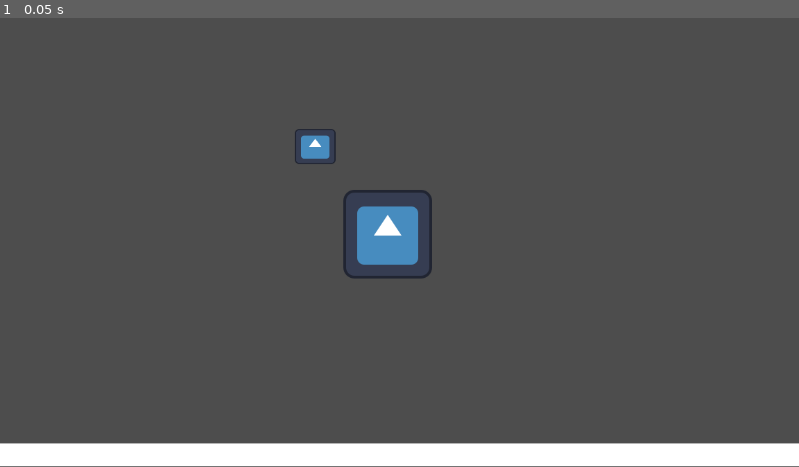
Above: before the commit, frame 1.
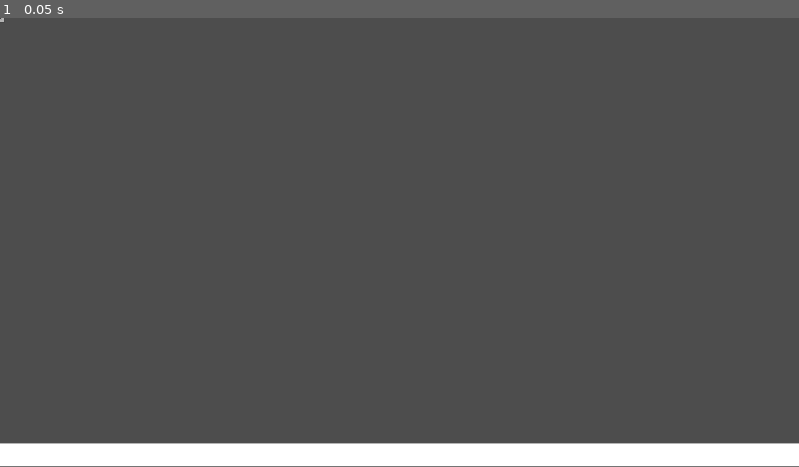
Above: after the commit, the same moment.

Repository: graveseaturtle/Goblin-and-Rat
Game: Godot game, scene res://Main.tscn
Two runs of this game, one before a commit and one after it. Both use one fixed random seed, a clock stepped at 60 frames per second and the inputs below. The engine's default icon, where the game draws it, is replaced by a stand-in: a white triangle on a blue panel in a dark square.
Inputs:
- Up to frame 1 (0.05 s): no input

The runs differ from the first frame. In frame 1, 1.5% of the frame differs, in the area x 0-55%, y 0-59%.

Commit message:
changed stuff
quality of life stuff (optimized for pixel art)
added movement codes
made separate scenes for goblin and rat

Diff:
--- a/goblin-and-rat/Goblin.tscn
+++ b/goblin-and-rat/Goblin.tscn
@@ -1,13 +1,3 @@
-[gd_scene load_steps=2 format=3 uid="uid://dcktfrstxdscw"]
+[gd_scene format=3 uid="uid://dcktfrstxdscw"]
 
-[ext_resource type="Texture2D" uid="uid://2rxuvswtqfn8" path="res://icon.svg" id="1_bxbbh"]
-
-[node name="GoblinNode" type="Node2D"]
-
-[node name="Goblin-guy" type="CharacterBody2D" parent="."]
-
-[node name="CollisionShape2D" type="CollisionShape2D" parent="Goblin-guy"]
-
-[node name="Icon" type="Sprite2D" parent="Goblin-guy"]
-position = Vector2(559, 312)
-texture = ExtResource("1_bxbbh")
+[node name="Goblin" type="Node2D"]
--- a/goblin-and-rat/Rat.tscn
+++ b/goblin-and-rat/Rat.tscn
@@ -1,14 +1,28 @@
-[gd_scene load_steps=2 format=3 uid="uid://c0s6rkewkt04i"]
+[gd_scene load_steps=5 format=3 uid="uid://c0s6rkewkt04i"]
 
-[ext_resource type="Texture2D" uid="uid://2rxuvswtqfn8" path="res://icon.svg" id="1_71sk4"]
+[ext_resource type="Texture2D" uid="uid://dal5shawmfo31" path="res://assets/temporary/RatTemp.png" id="1_k8woi"]
+[ext_resource type="Script" path="res://character_body_2d.gd" id="2_cjx8r"]
 
-[node name="RatNode" type="Node2D"]
+[sub_resource type="SpriteFrames" id="SpriteFrames_5pfld"]
+animations = [{
+"frames": [{
+"duration": 1.0,
+"texture": ExtResource("1_k8woi")
+}],
+"loop": true,
+"name": &"default",
+"speed": 5.0
+}]
 
-[node name="RatThing" type="CharacterBody2D" parent="."]
+[sub_resource type="RectangleShape2D" id="RectangleShape2D_jam4w"]
+size = Vector2(14, 14)
 
-[node name="CollisionShape2D" type="CollisionShape2D" parent="RatThing"]
+[node name="Rat" type="AnimatedSprite2D"]
+sprite_frames = SubResource("SpriteFrames_5pfld")
+autoplay = "default"
 
-[node name="Icon" type="Sprite2D" parent="RatThing"]
-position = Vector2(454.5, 185.5)
-scale = Vector2(0.460938, 0.398438)
-texture = ExtResource("1_71sk4")
+[node name="CharacterBody2D" type="CharacterBody2D" parent="."]
+script = ExtResource("2_cjx8r")
+
+[node name="CollisionShape2D" type="CollisionShape2D" parent="CharacterBody2D"]
+shape = SubResource("RectangleShape2D_jam4w")
--- /dev/null
+++ b/goblin-and-rat/RatCode.gd
@@ -0,0 +1,11 @@
+extends Node2D
+
+
+# Called when the node enters the scene tree for the first time.
+func _ready() -> void:
+	pass # Replace with function body.
+
+
+# Called every frame. 'delta' is the elapsed time since the previous frame.
+func _process(delta: float) -> void:
+	pass
--- /dev/null
+++ b/goblin-and-rat/character_body_2d.gd
@@ -0,0 +1,25 @@
+extends CharacterBody2D
+
+
+const SPEED = 300.0
+const JUMP_VELOCITY = -400.0
+
+
+func _physics_process(delta: float) -> void:
+	# Add the gravity.
+	if not is_on_floor():
+		velocity += get_gravity() * delta
+
+	# Handle jump.
+	if Input.is_action_just_pressed("ui_accept") and is_on_floor():
+		velocity.y = JUMP_VELOCITY
+
+	# Get the input direction and handle the movement/deceleration.
+	# As good practice, you should replace UI actions with custom gameplay actions.
+	var direction := Input.get_axis("ui_left", "ui_right")
+	if direction:
+		velocity.x = direction * SPEED
+	else:
+		velocity.x = move_toward(velocity.x, 0, SPEED)
+
+	move_and_slide()
--- a/goblin-and-rat/project.godot
+++ b/goblin-and-rat/project.godot
@@ -15,6 +15,54 @@
 config/features=PackedStringArray("4.3", "Mobile")
 config/icon="res://icon.svg"
 
+[dotnet]
+
+project/assembly_name="Goblin-and-Rat"
+
+[input]
+
+RatMoveLeft={
+"deadzone": 0.5,
+"events": [Object(InputEventKey,"resource_local_to_scene":false,"resource_name":"","device":-1,"window_id":0,"alt_pressed":false,"shift_pressed":false,"ctrl_pressed":false,"meta_pressed":false,"pressed":false,"keycode":0,"physical_keycode":4194319,"key_label":0,"unicode":0,"location":0,"echo":false,"script":null)
+]
+}
+RatMoveRight={
+"deadzone": 0.5,
+"events": [Object(InputEventKey,"resource_local_to_scene":false,"resource_name":"","device":-1,"window_id":0,"alt_pressed":false,"shift_pressed":false,"ctrl_pressed":false,"meta_pressed":false,"pressed":false,"keycode":0,"physical_keycode":4194321,"key_label":0,"unicode":0,"location":0,"echo":false,"script":null)
+]
+}
+RatJump={
+"deadzone": 0.5,
+"events": [Object(InputEventKey,"resource_local_to_scene":false,"resource_name":"","device":-1,"window_id":0,"alt_pressed":false,"shift_pressed":false,"ctrl_pressed":false,"meta_pressed":false,"pressed":false,"keycode":0,"physical_keycode":4194320,"key_label":0,"unicode":0,"location":0,"echo":false,"script":null)
+]
+}
+GoblinMoveLeft={
+"deadzone": 0.5,
+"events": [Object(InputEventKey,"resource_local_to_scene":false,"resource_name":"","device":-1,"window_id":0,"alt_pressed":false,"shift_pressed":false,"ctrl_pressed":false,"meta_pressed":false,"pressed":false,"keycode":0,"physical_keycode":65,"key_label":0,"unicode":97,"location":0,"echo":false,"script":null)
+]
+}
+GoblinMoveRight={
+"deadzone": 0.5,
+"events": [Object(InputEventKey,"resource_local_to_scene":false,"resource_name":"","device":-1,"window_id":0,"alt_pressed":false,"shift_pressed":false,"ctrl_pressed":false,"meta_pressed":false,"pressed":false,"keycode":0,"physical_keycode":68,"key_label":0,"unicode":100,"location":0,"echo":false,"script":null)
+]
+}
+GoblinJump={
+"deadzone": 0.5,
+"events": [Object(InputEventKey,"resource_local_to_scene":false,"resource_name":"","device":-1,"window_id":0,"alt_pressed":false,"shift_pressed":false,"ctrl_pressed":false,"meta_pressed":false,"pressed":false,"keycode":0,"physical_keycode":87,"key_label":0,"unicode":119,"location":0,"echo":false,"script":null)
+]
+}
+GoblinAction={
+"deadzone": 0.5,
+"events": [Object(InputEventKey,"resource_local_to_scene":false,"resource_name":"","device":-1,"window_id":0,"alt_pressed":false,"shift_pressed":false,"ctrl_pressed":false,"meta_pressed":false,"pressed":false,"keycode":0,"physical_keycode":83,"key_label":0,"unicode":115,"location":0,"echo":false,"script":null)
+]
+}
+RatAction={
+"deadzone": 0.5,
+"events": [Object(InputEventKey,"resource_local_to_scene":false,"resource_name":"","device":-1,"window_id":0,"alt_pressed":false,"shift_pressed":false,"ctrl_pressed":false,"meta_pressed":false,"pressed":false,"keycode":0,"physical_keycode":4194322,"key_label":0,"unicode":0,"location":0,"echo":false,"script":null)
+]
+}
+
 [rendering]
 
+textures/canvas_textures/default_texture_filter=0
 renderer/rendering_method="mobile"
--- /dev/null
+++ b/goblin-and-rat/ratscript.gd
@@ -0,0 +1,11 @@
+extends Node2D
+
+
+# Called when the node enters the scene tree for the first time.
+func _ready() -> void:
+	pass # Replace with function body.
+
+
+# Called every frame. 'delta' is the elapsed time since the previous frame.
+func _process(delta: float) -> void:
+	pass
Binary file added: goblin-and-rat/assets/temporary/GoblinTemp.png
Not shown, added: goblin-and-rat/assets/temporary/GoblinTemp.png.import
Binary file added: goblin-and-rat/assets/temporary/RatTemp.png
Not shown, added: goblin-and-rat/assets/temporary/RatTemp.png.import
